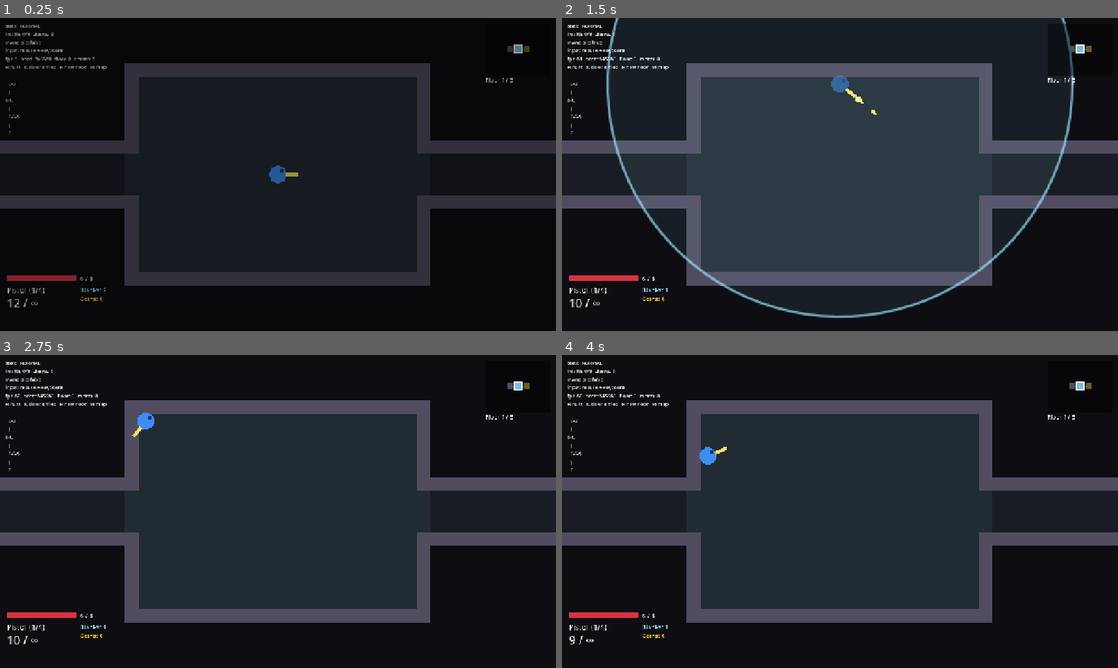
Above: before the commit, frames 1-4 (two rows, left to right).
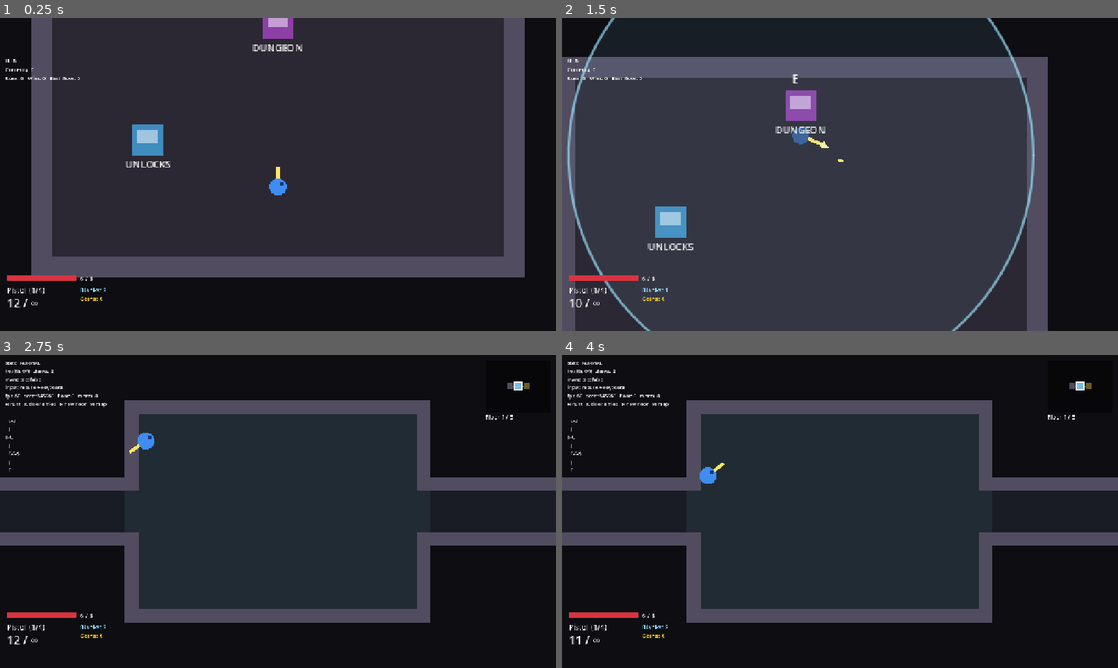
Above: after the commit, the same moments.

Repository: SalemRose/Gungeon-Massive-Ripoff-Edition
Game: Godot game, scene res://levels/hub/hub.tscn
Same seed, same stepped clock (60 frames per second), same inputs: the game is played once before the commit and once after it. Before the commit the project starts from res://levels/floor_level/floor_level.tscn.
Inputs (mouse positions are in pixels of both pictures, inside the frame that each line leads up to):
- Up to frame 1 (0.25 s): no input
- Up to frame 2 (1.5 s): move the mouse to (812, 237) at 0.52 s; hold W (move_up) from 0.53 s (still down); tap E (interact) at 0.6 s; click (812, 237) at 0.67 s; move the mouse to (1006, 221) at 1.27 s; tap Q (blank) at 1.35 s; click (1006, 221) at 1.42 s
- Up to frame 3 (2.75 s): tap E (interact) at 1.55, 2.3 s; move the mouse to (111, 464) at 2.02 s; release W (move_up) at 2.03 s; hold A (move_left) from 2.03 s (still down); tap Space (dodge) at 2.1 s; click (111, 464) at 2.17 s
- Up to frame 4 (4 s): move the mouse to (867, 511) at 2.77 s; tap E (interact) at 2.85, 3.8 s; click (867, 511) at 2.92 s; tap Enter at 3.5 s; move the mouse to (756, 433) at 3.52 s; release A (move_left) at 3.53 s; hold S (move_down) from 3.53 s (still down); tap F (melee) at 3.6 s; click (756, 433) at 3.67 s

The runs differ from the first frame. In frame 1, 41% of the frame differs, in the area x 0-100%, y 0-93%; in frame 2, 42%, in the area x 0-100%, y 0-100%; in frame 3, 0.3%; in frame 4, 0.4%.

Commit message:
12c: hub scene (dungeon door, unlock shop, return to hub after a run)
Co-Authored-By: Claude Sonnet 5.5 <noreply@anthropic.com>
Claude-Session: https://claude.ai/code/session_01EKLoHM38k4sTvWqdQMzUWo

Diff:
--- a/levels/floor_level/floor_level.gd
+++ b/levels/floor_level/floor_level.gd
@@ -15,6 +15,8 @@
 ## Emitted instead of reloading the scene when there is no current scene
 ## (only happens when a test drives the level directly).
 signal reload_requested
+
+const HUB_SCENE := "res://levels/hub/hub.tscn"
 
 @onready var player: Player = $Player
 @onready var debug_label: Label = $DebugLayer/DebugLabel
@@ -134,20 +136,35 @@
 	_leaving = true
 	if Run.is_last_floor():
 		FloatingText.spawn(self, player.global_position + Vector2(0.0, -30.0), "RUN COMPLETE!", Color(1.0, 0.9, 0.4), 16)
-		Run.end_run(true, player)   # a hub / results screen will go here (step 12c)
+		Run.end_run(true, player)   # pays the run reward into the save
 	else:
 		Run.advance(player)
 	if fade_time > 0.0:
 		var tween := create_tween()
 		tween.tween_property(_fade, "color:a", 1.0, fade_time)
 		await tween.finished
-	_reload()
+	if _uses_run and not Run.active:
+		_go_to_hub()   # the run is over
+	else:
+		_reload()
 
 
 func _on_player_died() -> void:
 	await get_tree().create_timer(1.5).timeout
 	Run.end_run(false, player)   # dying ends the run (recorded in the save)
-	_reload()
+	if _uses_run:
+		_go_to_hub()
+	else:
+		_reload()
+
+
+## After a run ends (victory or death) the player returns to the hub. Like
+## _reload(), it only emits `reload_requested` when a test drives the level.
+func _go_to_hub() -> void:
+	if get_tree().current_scene != null:
+		get_tree().change_scene_to_file(HUB_SCENE)
+	else:
+		reload_requested.emit()
 
 
 func _reload() -> void:
--- /dev/null
+++ b/levels/hub/hub.gd
@@ -0,0 +1,110 @@
+extends Node2D
+## The HUB: the safe room you return to between runs.
+##   * the DUNGEON door starts a new run,
+##   * the UNLOCK terminal opens the shop where hub currency buys new guns and
+##     items for future runs (see unlocks/ and autoload/save_data.gd).
+## It is the game's main scene, so playing starts here.
+##
+## Everything is built from placeholder shapes in code (walls, floor, the two
+## stations): to give the hub real art, replace the Polygon2D floor and the
+## HubStation visuals.
+
+## Emitted instead of changing scene when a test drives the hub directly
+## (there is no "current scene" then).
+signal dungeon_requested
+
+const DUNGEON_SCENE := "res://levels/floor_level/floor_level.tscn"
+## Half-size of the room's walkable floor.
+const HALF_SIZE := Vector2(260.0, 150.0)
+const WALL := 24.0
+
+@onready var player: Player = $Player
+
+var shop: UnlockShop
+var _leaving: bool = false
+
+
+func _ready() -> void:
+	# Arriving here means no run is going on (the previous one already ended).
+	Run.reset()
+	_build_room()
+	var door := HubStation.new()
+	door.caption = "DUNGEON"
+	door.color = Color(0.55, 0.25, 0.65)
+	door.position = Vector2(0.0, -HALF_SIZE.y + 36.0)
+	door.used.connect(go_to_dungeon)
+	add_child(door)
+	var terminal := HubStation.new()
+	terminal.caption = "UNLOCKS"
+	terminal.color = Color(0.25, 0.55, 0.75)
+	terminal.position = Vector2(-150.0, 20.0)
+	terminal.used.connect(func(): shop.open())
+	add_child(terminal)
+	shop = UnlockShop.new()
+	add_child(shop)
+	_build_info_panel()
+	player.global_position = Vector2(0.0, 70.0)
+
+
+## Floor colour + four walls (StaticBody2D on physics layer 1 = "world").
+func _build_room() -> void:
+	var floor_poly := Polygon2D.new()
+	floor_poly.name = "Floor"
+	floor_poly.z_index = -10
+	floor_poly.color = Color(0.17, 0.16, 0.2)
+	floor_poly.polygon = PackedVector2Array([
+		-HALF_SIZE, Vector2(HALF_SIZE.x, -HALF_SIZE.y), HALF_SIZE, Vector2(-HALF_SIZE.x, HALF_SIZE.y)])
+	add_child(floor_poly)
+	var walls := StaticBody2D.new()
+	walls.name = "Walls"
+	walls.collision_layer = 1
+	add_child(walls)
+	# [center, size] of the four wall strips around the floor.
+	var strips := [
+		[Vector2(0.0, -HALF_SIZE.y - WALL * 0.5), Vector2(HALF_SIZE.x * 2.0 + WALL * 2.0, WALL)],
+		[Vector2(0.0, HALF_SIZE.y + WALL * 0.5), Vector2(HALF_SIZE.x * 2.0 + WALL * 2.0, WALL)],
+		[Vector2(-HALF_SIZE.x - WALL * 0.5, 0.0), Vector2(WALL, HALF_SIZE.y * 2.0)],
+		[Vector2(HALF_SIZE.x + WALL * 0.5, 0.0), Vector2(WALL, HALF_SIZE.y * 2.0)],
+	]
+	for strip in strips:
+		var shape := CollisionShape2D.new()
+		var rect := RectangleShape2D.new()   # one shape per node: never share them
+		rect.size = strip[1]
+		shape.shape = rect
+		shape.position = strip[0]
+		walls.add_child(shape)
+		var visual := Polygon2D.new()
+		visual.color = Color(0.32, 0.3, 0.38)
+		var half: Vector2 = strip[1] * 0.5
+		visual.polygon = PackedVector2Array([-half, Vector2(half.x, -half.y), half, Vector2(-half.x, half.y)])
+		visual.position = strip[0]
+		walls.add_child(visual)
+
+
+## Corner text: currency, what the last run paid, lifetime stats.
+func _build_info_panel() -> void:
+	var layer := CanvasLayer.new()
+	add_child(layer)
+	var label := Label.new()
+	label.name = "InfoLabel"
+	label.position = Vector2(12.0, 90.0)
+	label.add_theme_font_size_override("font_size", 12)
+	var text := "HUB\nCurrency: %d" % int(SaveData.get_value("currency", 0))
+	if Run.last_reward > 0:
+		text += "   (last run paid +%d)" % Run.last_reward
+	text += "\nRuns: %d   Wins: %d   Best floor: %d" % [
+		SaveData.get_value("runs_played", 0), SaveData.get_value("victories", 0), SaveData.get_value("best_floor", 0)]
+	label.text = text
+	layer.add_child(label)
+
+
+## Starts a fresh run and loads its first floor.
+func go_to_dungeon() -> void:
+	if _leaving:
+		return
+	_leaving = true
+	Run.start_new_run()
+	if get_tree().current_scene != null:
+		get_tree().change_scene_to_file(DUNGEON_SCENE)
+	else:
+		dungeon_requested.emit()
--- /dev/null
+++ b/levels/hub/hub.tscn
@@ -0,0 +1,12 @@
+[gd_scene load_steps=4 format=3]
+
+[ext_resource type="Script" path="res://levels/hub/hub.gd" id="1_hub"]
+[ext_resource type="PackedScene" path="res://entities/player/player.tscn" id="2_player"]
+[ext_resource type="PackedScene" path="res://ui/hud/hud.tscn" id="3_hud"]
+
+[node name="Hub" type="Node2D"]
+script = ExtResource("1_hub")
+
+[node name="Player" parent="." instance=ExtResource("2_player")]
+
+[node name="HUD" parent="." instance=ExtResource("3_hud")]
--- /dev/null
+++ b/levels/hub/hub_station.gd
@@ -0,0 +1,73 @@
+class_name HubStation
+extends Node2D
+## A usable thing in the hub: the dungeon door, the unlock terminal...
+## Walk up, press Interact (E / Y) and it emits `used`; the hub decides what
+## that means. Built from a few placeholder shapes under `Visual`.
+##
+##     var door := HubStation.new()
+##     door.caption = "DUNGEON"
+##     door.color = Color(0.5, 0.2, 0.6)
+##     door.used.connect(go_to_dungeon)
+##
+## INTERACTION: same contract as Stairs / Chest ("interactables" group with
+## can_interact / interact / get_prompt).
+## ART: replace the polygon under `Visual` with a sprite.
+
+signal used
+
+@export var caption: String = "STATION"
+@export var color: Color = Color(0.3, 0.5, 0.8)
+
+const PROMPT_RANGE := 48.0
+
+var _player: Player
+var _prompt: Label
+
+
+func _ready() -> void:
+	add_to_group("interactables")
+	var visual := Node2D.new()
+	visual.name = "Visual"
+	add_child(visual)
+	var body := Polygon2D.new()
+	body.polygon = PackedVector2Array([Vector2(-18, -22), Vector2(18, -22), Vector2(18, 14), Vector2(-18, 14)])
+	body.color = color
+	visual.add_child(body)
+	var screen := Polygon2D.new()
+	screen.polygon = PackedVector2Array([Vector2(-12, -16), Vector2(12, -16), Vector2(12, 0), Vector2(-12, 0)])
+	screen.color = color.lightened(0.5)
+	visual.add_child(screen)
+	var caption_label := Label.new()
+	caption_label.text = caption
+	caption_label.position = Vector2(-45.0, 16.0)
+	caption_label.size = Vector2(90.0, 16.0)
+	caption_label.horizontal_alignment = HORIZONTAL_ALIGNMENT_CENTER
+	caption_label.add_theme_font_size_override("font_size", 11)
+	add_child(caption_label)
+	_prompt = Label.new()
+	_prompt.visible = false
+	_prompt.position = Vector2(-10.0, -44.0)
+	_prompt.add_theme_font_size_override("font_size", 13)
+	add_child(_prompt)
+
+
+func _process(_delta: float) -> void:
+	if not is_instance_valid(_player):
+		_player = get_tree().get_first_node_in_group("player") as Player
+	_prompt.visible = _player != null and global_position.distance_to(_player.global_position) <= PROMPT_RANGE
+	if _prompt.visible:
+		_prompt.text = get_prompt(_player)
+
+
+# --- Interaction (called by the player) ---------------------------------------
+
+func can_interact(_player_node: Player) -> bool:
+	return true
+
+
+func get_prompt(player_node: Player) -> String:
+	return "Y" if player_node.using_gamepad else "E"
+
+
+func interact(_player_node: Player) -> void:
+	used.emit()
--- a/project.godot
+++ b/project.godot
@@ -11,7 +11,7 @@
 [application]
 
 config/name="Gungeon Massive Ripoff Edition"
-run/main_scene="res://levels/floor_level/floor_level.tscn"
+run/main_scene="res://levels/hub/hub.tscn"
 config/features=PackedStringArray("4.7")
 config/icon="res://assets/icon.svg"
 
--- /dev/null
+++ b/ui/hub/unlock_shop.gd
@@ -0,0 +1,125 @@
+class_name UnlockShop
+extends CanvasLayer
+## The hub's unlock terminal screen: every permanent unlock with its price.
+## Works with mouse, keyboard (arrows + Enter) and gamepad (D-pad + A);
+## Esc / B (ui_cancel) or the Close button leaves.
+##
+##     shop.open()      # shows it and pauses the game behind it
+##     shop.closed      # emitted when the player leaves
+##
+## All the rules (can I afford it? do I own it?) live in UnlockCatalog; this
+## file only draws buttons and calls UnlockCatalog.purchase().
+##
+## ART: it is plain Controls; give the Panel a theme / StyleBox to restyle.
+
+signal closed
+signal purchased(unlock_id: StringName)
+
+var _panel: PanelContainer
+var _currency_label: Label
+var _info_label: Label
+var _list: VBoxContainer
+var _buttons: Dictionary = {}   # unlock id -> Button
+
+
+func _ready() -> void:
+	layer = 50
+	# Keep working while the rest of the game is paused.
+	process_mode = Node.PROCESS_MODE_ALWAYS
+	visible = false
+	_panel = PanelContainer.new()
+	_panel.set_anchors_preset(Control.PRESET_CENTER)
+	_panel.custom_minimum_size = Vector2(440.0, 0.0)
+	_panel.position = Vector2(-220.0, -150.0)
+	add_child(_panel)
+	var margin := MarginContainer.new()
+	for side in ["left", "right", "top", "bottom"]:
+		margin.add_theme_constant_override("margin_" + side, 12)
+	_panel.add_child(margin)
+	var column := VBoxContainer.new()
+	column.add_theme_constant_override("separation", 6)
+	margin.add_child(column)
+	var title := Label.new()
+	title.text = "UNLOCKS"
+	title.add_theme_font_size_override("font_size", 18)
+	column.add_child(title)
+	_currency_label = Label.new()
+	column.add_child(_currency_label)
+	_list = VBoxContainer.new()
+	column.add_child(_list)
+	_info_label = Label.new()
+	_info_label.custom_minimum_size = Vector2(0.0, 36.0)
+	_info_label.autowrap_mode = TextServer.AUTOWRAP_WORD_SMART
+	_info_label.add_theme_font_size_override("font_size", 12)
+	column.add_child(_info_label)
+	var close := Button.new()
+	close.name = "Close"
+	close.text = "Close"
+	close.pressed.connect(close_shop)
+	column.add_child(close)
+
+
+func open() -> void:
+	_refresh()
+	visible = true
+	get_tree().paused = true
+	# Put keyboard / gamepad focus on the first thing you can buy (or Close).
+	_focus_first()
+
+
+func close_shop() -> void:
+	if not visible:
+		return
+	visible = false
+	get_tree().paused = false
+	closed.emit()
+
+
+func _unhandled_input(event: InputEvent) -> void:
+	if visible and event.is_action_pressed("ui_cancel"):
+		get_viewport().set_input_as_handled()
+		close_shop()
+
+
+## Rebuilds the rows from the catalog and the current save.
+func _refresh() -> void:
+	for child in _list.get_children():
+		child.queue_free()
+	_buttons.clear()
+	_currency_label.text = "Currency: %d" % int(get_node("/root/SaveData").get_value("currency", 0))   # by path: see UnlockCatalog._save
+	for entry in UnlockCatalog.all():
+		var button := Button.new()
+		button.alignment = HORIZONTAL_ALIGNMENT_LEFT
+		var kind_text := "gun" if entry.kind == UnlockData.Kind.GUN else "item"
+		if UnlockCatalog.is_owned(entry.id):
+			button.text = "%s (%s)   OWNED" % [entry.display_name, kind_text]
+			button.disabled = true
+		else:
+			button.text = "%s (%s)   %d" % [entry.display_name, kind_text, entry.cost]
+			# Affordability is shown by colour; pressing without money just says so.
+			if not UnlockCatalog.can_buy(entry.id):
+				button.add_theme_color_override("font_color", Color(0.8, 0.4, 0.4))
+		button.pressed.connect(_on_buy.bind(entry.id))
+		button.focus_entered.connect(func(): _info_label.text = entry.description)
+		button.mouse_entered.connect(func(): _info_label.text = entry.description)
+		_list.add_child(button)
+		_buttons[entry.id] = button
+
+
+func _on_buy(unlock_id: StringName) -> void:
+	if UnlockCatalog.purchase(unlock_id):
+		purchased.emit(unlock_id)
+		_refresh()
+		_focus_first()
+	else:
+		_info_label.text = "Not enough currency."
+
+
+func _focus_first() -> void:
+	# Wait a frame: the rows were just (re)created.
+	await get_tree().process_frame
+	for button in _list.get_children():
+		if button is Button and not button.disabled:
+			button.grab_focus()
+			return
+	(_panel.find_child("Close", true, false) as Button).grab_focus()
Not shown, added: levels/hub/hub.gd.uid
Not shown, added: levels/hub/hub_station.gd.uid
Not shown, added: ui/hub/unlock_shop.gd.uid
Not shown, changed: ROADMAP.md
